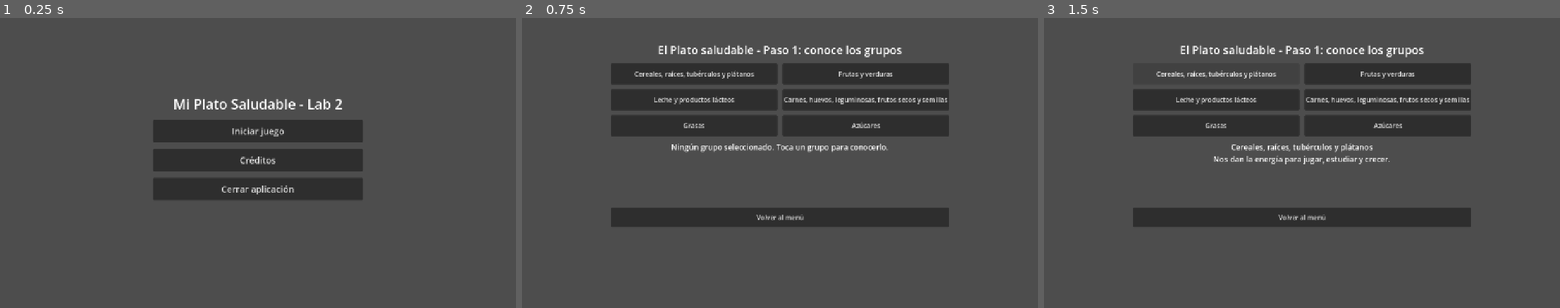
Above: before the commit, frames 1-3 (left to right).
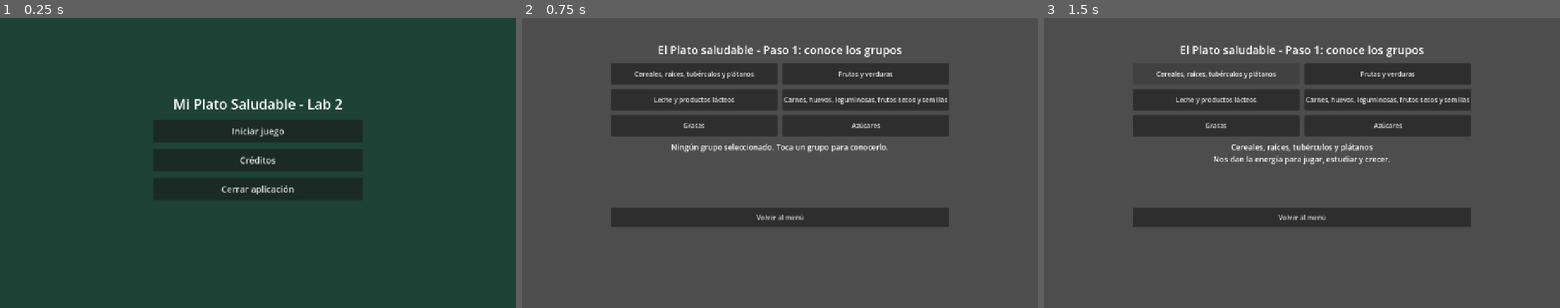
Above: after the commit, the same moments.

Repository: Rcongo01/produccion-videojuegos-2026-2
Game: Godot game, scene res://src/core/main_app.tscn
The game is run twice, just before and just after one commit, with the same random seed, the same clock (stepped at 60 frames per second) and the same inputs. Before the commit the project starts from res://src/scenes/main/menu_panel.tscn.
Inputs:
- Up to frame 1 (0.25 s): no input
- Up to frame 2 (0.75 s): click "Iniciar juego" at 0.5 s
- Up to frame 3 (1.5 s): click "Cereales, raíces, tubérculos …" at 1.25 s

The runs differ from the first frame. In frame 1, 90% of the frame differs, in the area x 0-100%, y 0-100%; in frame 2, nothing differs; in frame 3, nothing differs.

Commit message:
feat: implement EventBus navigation architecture with MainApp

Diff:
--- a/project.godot
+++ b/project.godot
@@ -16,8 +16,12 @@
 
 config/name="Mi Plato Saludable"
 config/description="Juego educativo para niños basado en el Plato saludable de la Familia Colombiana (GABA, ICBF)."
-run/main_scene="res://src/scenes/main/menu_panel.tscn"
+run/main_scene="res://src/core/main_app.tscn"
 config/features=PackedStringArray("4.7", "GL Compatibility")
+
+[autoload]
+
+EventBus="*res://src/core/event_bus.gd"
 
 [display]
 
--- /dev/null
+++ b/src/core/event_bus.gd
@@ -0,0 +1,9 @@
+# res://src/core/event_bus.gd
+# Lab 3: bus de eventos global (patrón Observer + Autoload "EventBus").
+extends Node
+
+# Señal global para solicitar el cambio de pantallas del juego
+signal navigation_requested(target_scene_path: String)
+
+# Señal global para notificar la modificación de parámetros (p. ej. opciones de configuración)
+signal parameter_changed(param_name: String, value: Variant)
--- /dev/null
+++ b/src/core/main_app.gd
@@ -0,0 +1,35 @@
+# res://src/core/main_app.gd
+# Lab 3: orquestador central. Es el único que instancia y libera pantallas.
+extends Node
+
+@onready var scene_container: Control = $SceneContainer
+
+# Pantalla activa en memoria
+var current_scene: Node = null
+
+
+func _ready() -> void:
+	# 1. Suscribir el orquestador al EventBus global
+	EventBus.navigation_requested.connect(_on_navigation_requested)
+	EventBus.parameter_changed.connect(_on_parameter_changed)
+	# 2. Cargar la pantalla inicial (menú)
+	_on_navigation_requested("res://src/scenes/main/menu_panel.tscn")
+
+
+func _on_navigation_requested(target_scene_path: String) -> void:
+	# A. Liberar la pantalla anterior para evitar fugas de memoria
+	if current_scene:
+		current_scene.queue_free()
+		current_scene = null
+
+	# B. Cargar e instanciar la nueva pantalla dentro del contenedor
+	var new_scene_resource: PackedScene = load(target_scene_path)
+	if new_scene_resource:
+		current_scene = new_scene_resource.instantiate()
+		scene_container.add_child(current_scene)
+	else:
+		printerr("Error crítico de arquitectura: no se pudo cargar la escena: ", target_scene_path)
+
+
+func _on_parameter_changed(param_name: String, value: Variant) -> void:
+	print("Parámetro modificado: %s = %s" % [param_name, str(value)])
--- /dev/null
+++ b/src/core/main_app.tscn
@@ -0,0 +1,23 @@
+[gd_scene load_steps=2 format=3]
+
+[ext_resource type="Script" path="res://src/core/main_app.gd" id="1_main"]
+
+[node name="MainApp" type="Node"]
+script = ExtResource("1_main")
+
+[node name="Fondo" type="ColorRect" parent="."]
+anchors_preset = 15
+anchor_right = 1.0
+anchor_bottom = 1.0
+grow_horizontal = 2
+grow_vertical = 2
+mouse_filter = 2
+color = Color(0.12, 0.26, 0.21, 1)
+
+[node name="SceneContainer" type="Control" parent="."]
+layout_mode = 3
+anchors_preset = 15
+anchor_right = 1.0
+anchor_bottom = 1.0
+grow_horizontal = 2
+grow_vertical = 2
Not shown, added: src/core/event_bus.gd.uid
Not shown, added: src/core/main_app.gd.uid
